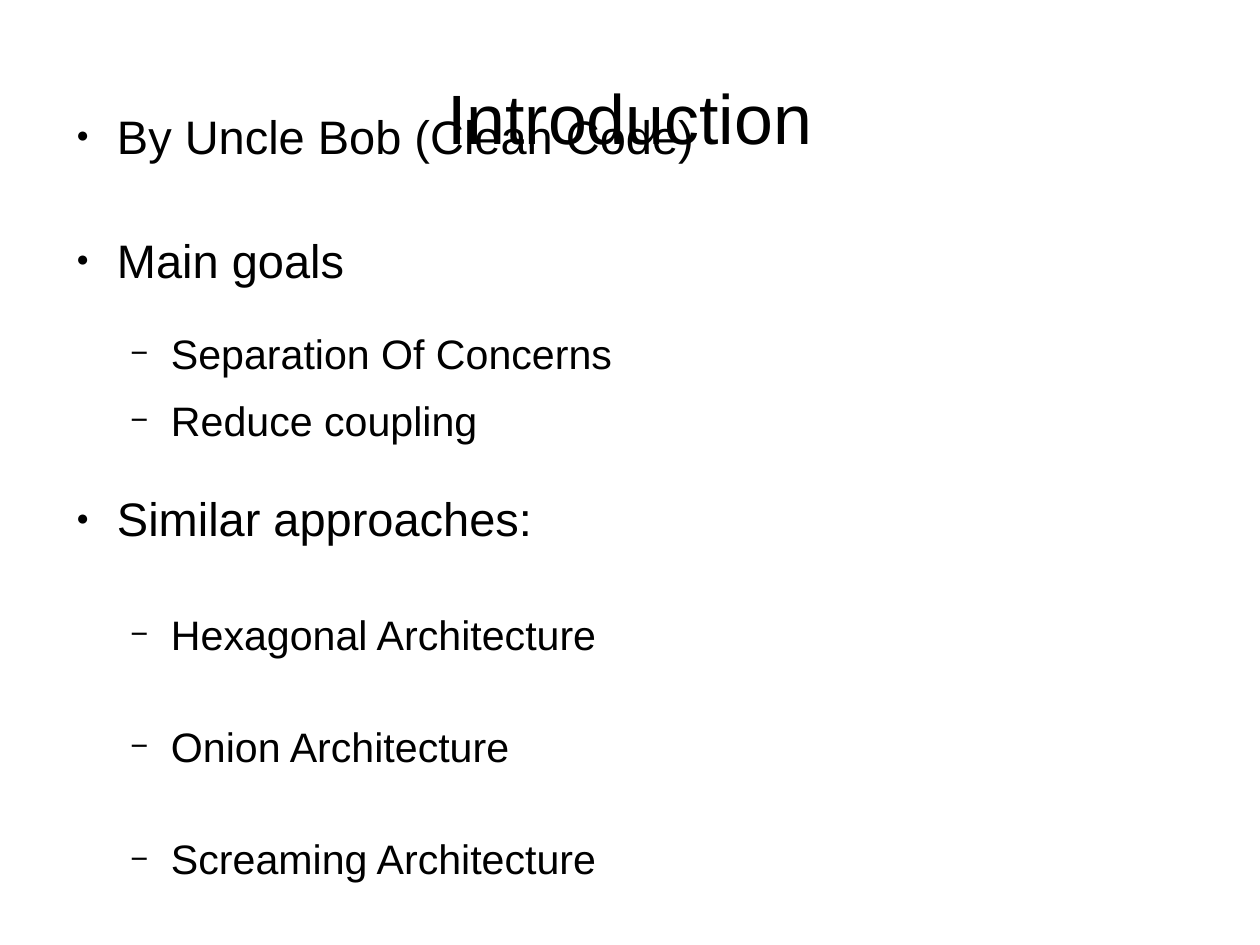
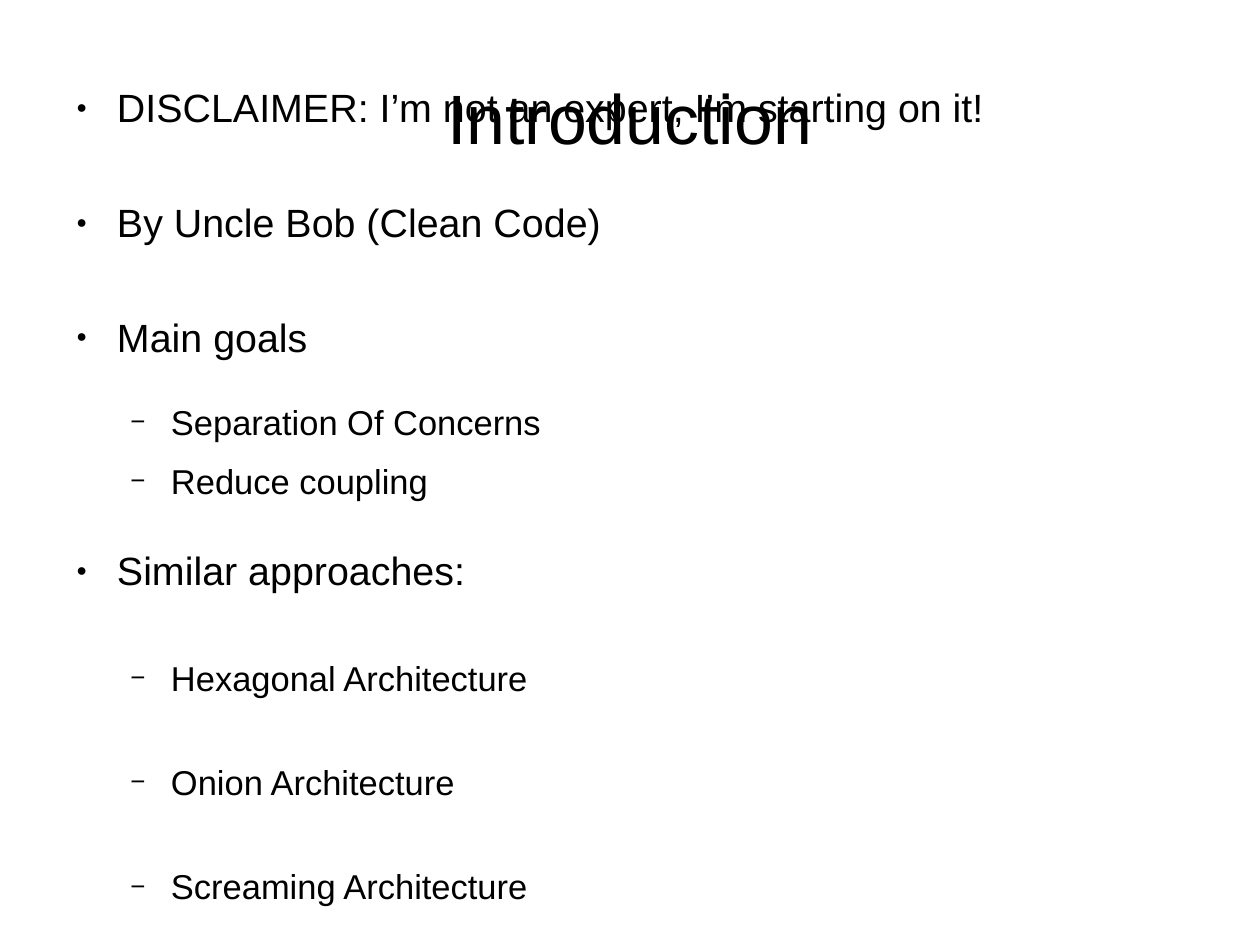
Before and after one commit to illuque/CleanArchitectureKata, a slide deck: slide 2 of kata/presentation.odp. Drawn at 1260x945 pixels with LibreOffice and Linux fonts; fonts in the diff are those of the drawing. Boxes give left, top, right and bottom in pixels: in the first picture for what was removed or moved away, otherwise in the second. Text is boxed around its words. In the diff, an @@ line names an element or a change of style, - is before the commit and + after.

```diff
--- a/kata/presentation.odp
+++ b/kata/presentation.odp
@@ text at box(117, 93, 984, 130): paragraph added @@
+● DISCLAIMER: I’m not an expert, I’m starting on it!
@@ text at box(117, 208, 600, 906): size 29.6 to 24.8 pt in "By Uncle Bob (Clean Code)", "Main goals", "Similar approaches:"; size 25.9 to 21.7 pt in "Separation Of Concerns", "Reduce coupling", "Hexagonal Architecture", "Onion Architecture" and 1 more places @@
```
Also in this commit, not shown: 8 other slides changed, 2 other files.
